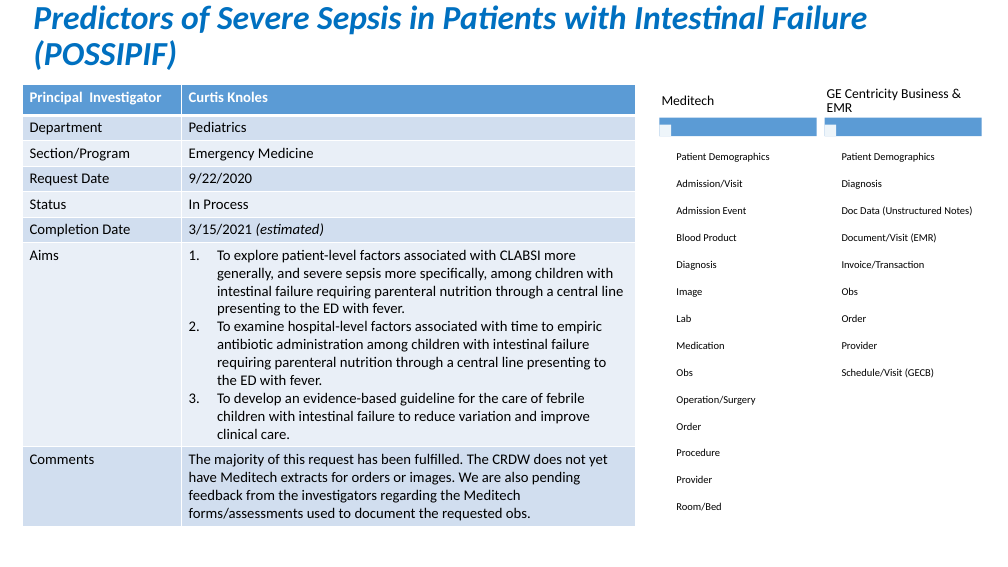
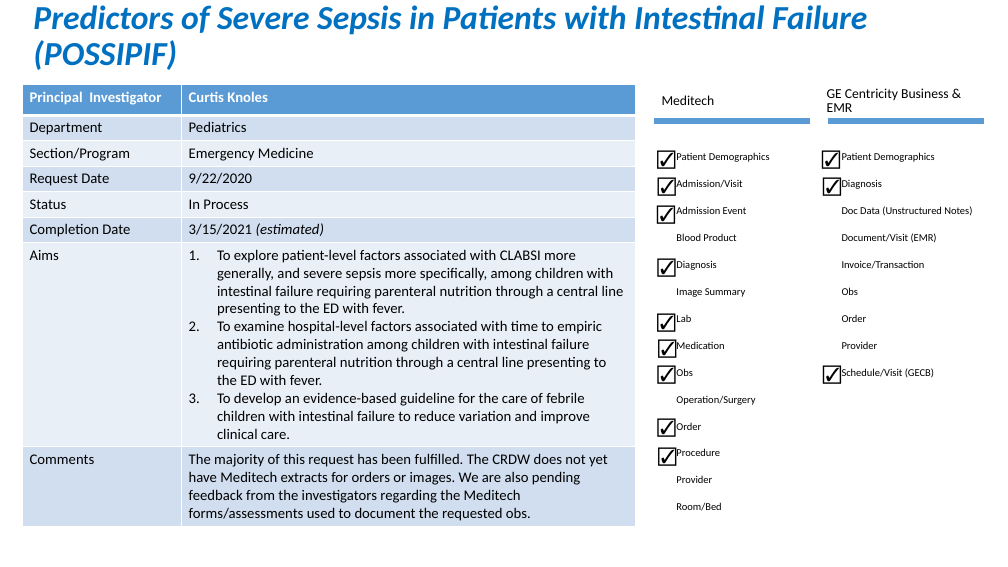
Before and after one commit to OuhscBbmc/prairie-outpost-public, a slide deck: slide 11 of publications/presentation-2021-02-aac/crdw-2021-02.pptx. Drawn at 1008x567 pixels with LibreOffice and Linux fonts; fonts in the diff are those of the drawing. Boxes give left, top, right and bottom in pixels: in the first picture for what was removed or moved away, otherwise in the second. Text is boxed around its words. In the diff, an @@ line names an element or a change of style, - is before the commit and + after.

```diff
--- a/publications/presentation-2021-02-aac/crdw-2021-02.pptx
+++ b/publications/presentation-2021-02-aac/crdw-2021-02.pptx
@@ freeform shape added at <box>653,118,811,125</box>, fill #5B9BD5 @@
@@ freeform shape added at <box>827,117,985,124</box>, fill #5B9BD5 @@
@@ text added at <box>650,143,682,173</box>, 18 pt, text #000000 @@
+☑
@@ text added at <box>814,143,847,173</box>, 18 pt, text #000000 @@
+☑
@@ group removed at <box>659,118,982,163</box>: 5 rectangles @@
@@ text added at <box>650,169,683,200</box>, 18 pt, text #000000 @@
+☑
@@ text added at <box>815,170,848,200</box>, 18 pt, text #000000 @@
+☑
@@ text added at <box>650,197,682,228</box>, 18 pt, text #000000 @@
+☑
@@ text added at <box>650,251,682,281</box>, 18 pt, text #000000 @@
+☑
@@ 19 frees: place and size @@
-19 frees at <box>662,88,972,483</box>
+19 frees at <box>659,85,982,495</box>
@@ text in free at <box>676,288,745,297</box>: text changed @@
-Image
+Image Summary
@@ text added at <box>650,306,682,336</box>, 18 pt, text #000000 @@
+☑
@@ text added at <box>650,332,683,362</box>, 18 pt, text #000000 @@
+☑
@@ text added at <box>650,358,682,388</box>, 18 pt, text #000000 @@
+☑
@@ text added at <box>815,358,848,388</box>, 18 pt, text #000000 @@
+☑
@@ text added at <box>650,411,682,442</box>, 18 pt, text #000000 @@
+☑
@@ text added at <box>650,439,683,470</box>, 18 pt, text #000000 @@
+☑
```
Also in this commit, not shown: 7 other slides changed, 14 slides added.
